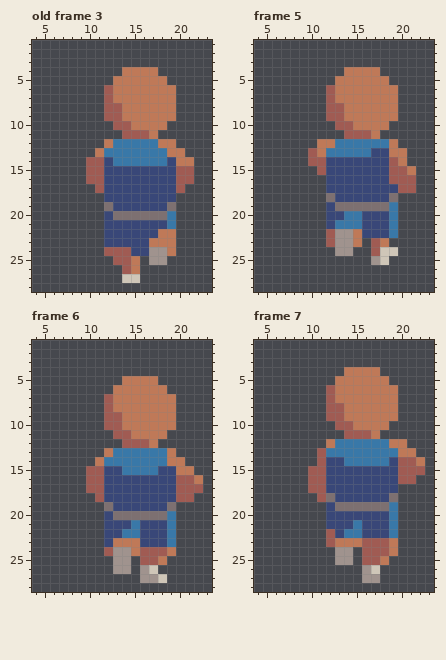
Pixel-art file: _Graphic Assets/Pixel Art/Player_Wave.ase. Above, as it was before the edit.
32x32 pixels, 16 frames. Shown: old frame 3: x 4..23, y 1..28; frame 5: x 4..23, y 1..28; frame 6: x 4..23, y 1..28; frame 7: x 4..23, y 1..28. The commit also changed other frames, which this record leaves out.
New version:
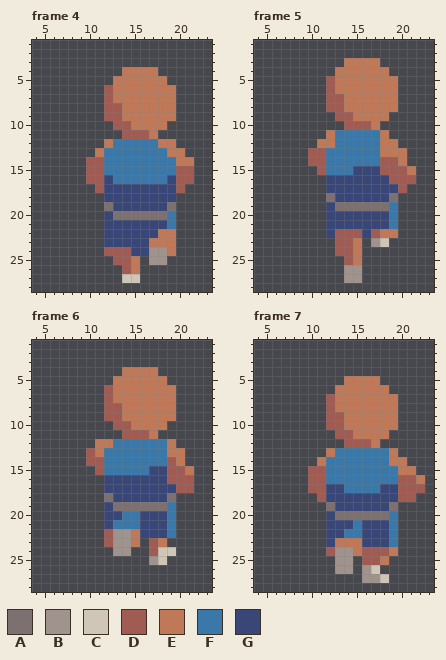
Palette (. is transparent): A #7d7071  B #a0938e  C #cfc6b8  D #a05b53  E #bf7958  F #3978a8  G #394778
A new or re-ordered frame is compared with the old frame closest to it.
What changed:
layer "Sprite Sheet" added
layer "Layer" removed
frames re-ordered
--- frame 4 against old frame 3, layer "Sprite Sheet"
@@ x 10..21 @@
 13 .EFFFFFFFEE.
-14 DDGFFFFFFGEE
-15 DDGGGGGGGGDD
-16 DDGGGGGGGGDD
+14 DDFFFFFFFFEE
+15 DDFFFFFFFFDD
+16 DDGFFFFFFGDD
 17 .DGGGGGGGGD.
--- frame 5
@@ x 4..23 @@
  2 ....................
- 3 ....................
- 4 ..........EEEE......
- 5 .........EEEEEE.....
+ 3 ..........EEEE......
+ 4 .........EEEEEE.....
+ 5 ........DEEEEEEE....
  6 ........DEEEEEEE....
- 7 ........DEEEEEEE....
+ 7 ........DDEEEEEE....
  8 ........DDEEEEEE....
- 9 ........DDEEEEEE....
-10 .........DDEEEE.....
-11 ..........DDDE......
-12 .......EEFFFFFFE....
-13 ......DEFFFFFGGEE...
-14 ......DDGGGGGGGDE...
-15 .......DGGGGGGGDDE..
+ 9 .........DDEEEE.....
+10 ..........DDDE......
+11 ........EFFFFFE.....
+12 .......EEFFFFFEE....
+13 ......DDFFFFFFEEE...
+14 ......DDFFFFFFDDE...
+15 .......DFFFGGGDDDE..
 16 ........GGGGGGGDDD..
-17 ........GGGGGGGGDD..
+17 ........GGGGGGGGD...
 18 ........AGGGGGGA....
 19 ........GAAAAAAF....
-20 ........GGFFGGGF....
-21 ........GFFFGGGF....
-22 ........DBBEGGGF....
-23 ........DBBE.DE.....
-24 .........BB..DCC....
-25 .............BC.....
-26 ....................
-27 ....................
+20 ........GGGGGGGF....
+21 ........GGGGGGGF....
+22 ........GDDDGDEE....
+23 .........DDE.BC.....
+24 .........DDE........
+25 ..........DE........
+26 ..........BB........
+27 ..........BB........
 28 ....................
--- frame 6
@@ x 4..23 @@
  3 ....................
- 4 ....................
- 5 ..........EEEE......
- 6 .........EEEEEE.....
+ 4 ..........EEEE......
+ 5 .........EEEEEE.....
+ 6 ........DEEEEEEE....
  7 ........DEEEEEEE....
- 8 ........DEEEEEEE....
+ 8 ........DDEEEEEE....
  9 ........DDEEEEEE....
-10 ........DDEEEEEE....
-11 .........DDEEEE.....
-12 ..........DDDE......
-13 ........EFFFFFFE....
-14 .......EFFFFFFFEE...
-15 ......DDGGFFFFGGEE..
-16 ......DDGGGGGGGGDDE.
-17 ......DDGGGGGGGGDDD.
-18 .......DGGGGGGGGDD..
-19 ........AGGGGGGA....
-20 ........GAAAAAAF....
-21 ........GGGFGGGF....
-22 ........GGFFGGGF....
-23 ........GEEEGGGF....
-24 ........DBBEDDDE....
-25 .........BB.DDE.....
-26 .........BB.BC......
-27 ............BBC.....
+10 .........DDEEEE.....
+11 ..........DDDE......
+12 .......EEFFFFFFE....
+13 ......DEFFFFFFFEE...
+14 ......DDFFFFFFFDE...
+15 .......DFFFFFGGDDE..
+16 ........GGGGGGGDDD..
+17 ........GGGGGGGGDD..
+18 ........AGGGGGGA....
+19 ........GAAAAAAF....
+20 ........GGFFGGGF....
+21 ........GFFFGGGF....
+22 ........DBBEGGGF....
+23 ........DBBE.DE.....
+24 .........BB..DCC....
+25 .............BC.....
+26 ....................
+27 ....................
 28 ....................
--- frame 7
@@ x 4..23 @@
  3 ....................
- 4 ..........EEEE......
- 5 .........EEEEEE.....
- 6 ........DEEEEEEE....
+ 4 ....................
+ 5 ..........EEEE......
+ 6 .........EEEEEE.....
  7 ........DEEEEEEE....
- 8 ........DDEEEEEE....
+ 8 ........DEEEEEEE....
  9 ........DDEEEEEE....
-10 .........DDEEEE.....
-11 ..........DDDE......
-12 ........EFFFFFFEE...
-13 .......DFFFFFFFFEE..
-14 .......DGGFFFFFGDDE.
-15 ......DDGGGGGGGGDDD.
-16 ......DDGGGGGGGGDD..
-17 ......DDGGGGGGGG....
-18 .......DAGGGGGGA....
-19 ........GAAAAAAF....
-20 ........GGGGGGGF....
+10 ........DDEEEEEE....
+11 .........DDEEEE.....
+12 ..........DDDE......
+13 ........EFFFFFFE....
+14 .......EFFFFFFFEE...
+15 ......DDFFFFFFFFEE..
+16 ......DDFFFFFFFFDDE.
+17 ......DDGGFFFFGGDDD.
+18 .......DGGGGGGGGDD..
+19 ........AGGGGGGA....
+20 ........GAAAAAAF....
 21 ........GGGFGGGF....
-22 ........DGFFGGGF....
-23 ........DEEEDDDE....
-24 .........BB.DDDE....
+22 ........GGFFGGGF....
+23 ........GEEEGGGF....
+24 ........DBBEDDDE....
 25 .........BB.DDE.....
-26 ............BC......
-27 ............BB......
+26 .........BB.BC......
+27 ............BBC.....
 28 ....................
